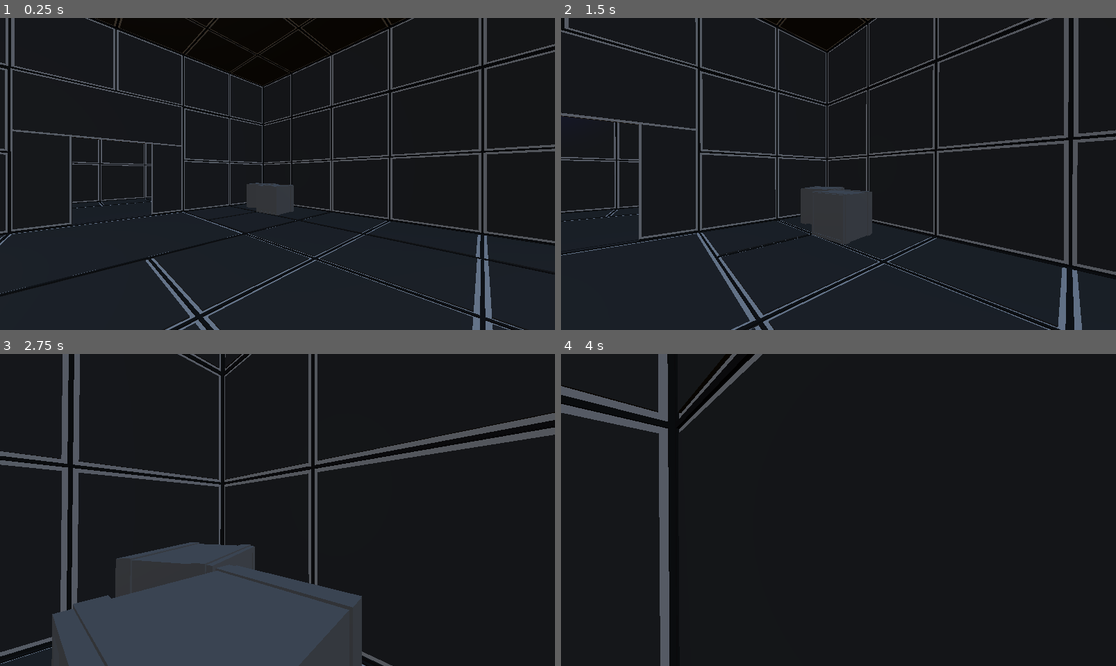
Above: before the commit, frames 1-4 (two rows, left to right).
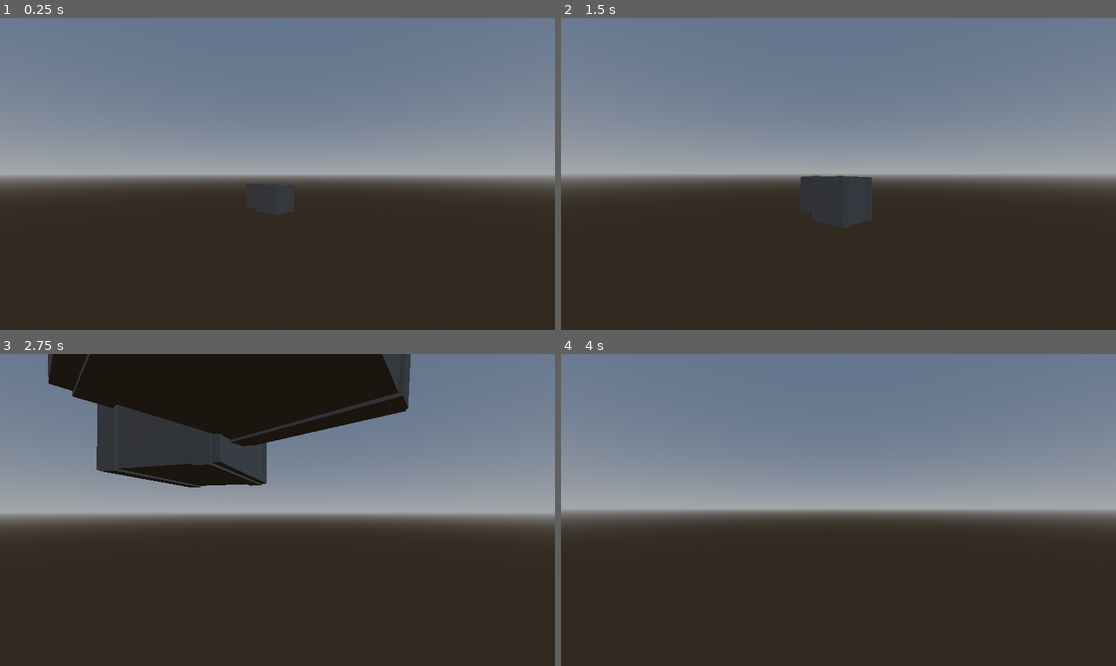
Above: after the commit, the same moments.

Repository: SaschaKreyling/Godot_Portal_Game
Game: Godot game, scene res://scenes/TestScene.tscn
Same seed, same stepped clock (60 frames per second), same inputs: the game is played once before the commit and once after it.
Inputs (mouse positions are in pixels of both pictures, inside the frame that each line leads up to):
- Up to frame 1 (0.25 s): no input
- Up to frame 2 (1.5 s): tap Enter at 0.5 s; move the mouse to (866, 174) at 0.52 s; hold W (Forward) from 0.53 s (still down); tap E (Interact) at 0.6 s; move the mouse to (810, 174) at 1.27 s; tap F (throw) at 1.35 s
- Up to frame 3 (2.75 s): keep holding W (Forward); move the mouse to (288, 503) at 2.02 s; tap E (Interact) at 2.1 s
- Up to frame 4 (4 s): keep holding W (Forward); move the mouse to (832, 516) at 2.77 s; tap F (throw) at 2.85 s; move the mouse to (877, 513) at 3.52 s; tap E (Interact) at 3.6 s

The runs differ from the first frame. In frame 1, 73% of the frame differs, in the area x 0-100%, y 0-100%; in frame 2, 87%; in frame 3, 85%; in frame 4, 100%.

Commit message:
rename

Diff:
--- a/assets/MeshLibrarySurroundings.tres
+++ b/assets/MeshLibrarySurroundings.tres
@@ -5,7 +5,7 @@
 [ext_resource type="Texture2D" uid="uid://dnvqy2pvjs6cx" path="res://assets/WallCornerTile.png" id="3_r8nr5"]
 [ext_resource type="Texture2D" uid="uid://da2i8olybljs3" path="res://assets/WallFloorCornerTile.png" id="4_dfobo"]
 [ext_resource type="Texture2D" uid="uid://b6mn4qld2k0yc" path="res://assets/WallFloorTile.png" id="5_073g3"]
-[ext_resource type="Texture2D" uid="uid://khleb14d45jx" path="res://assets/Door.png" id="6_b8dr2"]
+[ext_resource type="Texture2D" uid="uid://khleb14d45jx" path="res://assets/DoorFrame.png" id="6_b8dr2"]
 [ext_resource type="Texture2D" uid="uid://cjgc4e8kd18bj" path="res://assets/Block.png" id="7_h4q3s"]
 
 [sub_resource type="StandardMaterial3D" id="StandardMaterial3D_rft30"]
--- a/scenes/grid_map_scene.tscn
+++ b/scenes/grid_map_scene.tscn
@@ -5,7 +5,7 @@
 [ext_resource type="ArrayMesh" uid="uid://vpmjarlyceuv" path="res://assets/WallFloorCornerTile.obj" id="3_fr3hh"]
 [ext_resource type="ArrayMesh" uid="uid://ck74hcbnecfsk" path="res://assets/WallFloorTile.obj" id="4_uisei"]
 [ext_resource type="ArrayMesh" uid="uid://ctmm2p5qgpbcx" path="res://assets/WallTile.obj" id="5_nwlrx"]
-[ext_resource type="ArrayMesh" uid="uid://gx44m8heo8d0" path="res://assets/Door.obj" id="6_0ry6t"]
+[ext_resource type="ArrayMesh" uid="uid://gx44m8heo8d0" path="res://assets/DoorFrame.obj" id="6_0ry6t"]
 [ext_resource type="ArrayMesh" uid="uid://bvnqvvh6g5dkf" path="res://assets/Block.obj" id="7_mx1b3"]
 
 [sub_resource type="ConcavePolygonShape3D" id="ConcavePolygonShape3D_dhx7r"]
Not shown, removed: assets/Door.mtl
Not shown, removed: assets/Door.obj
Not shown, removed: assets/Door.obj.import
Binary file removed: assets/Door.png
Not shown, removed: assets/Door.png.import
Not shown: 14 places in assets/MeshLibrarySurroundings.tres that only renumber resources
Not shown, removed: workInProgressModels/Door.vox
